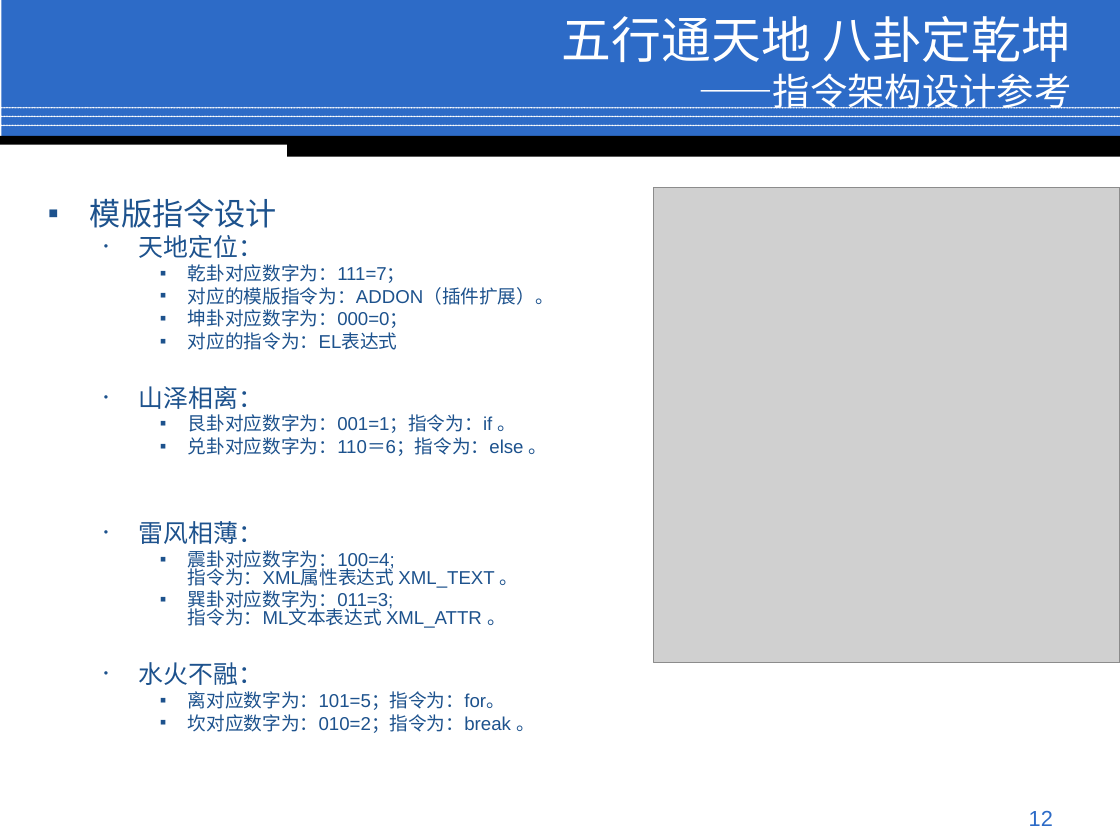
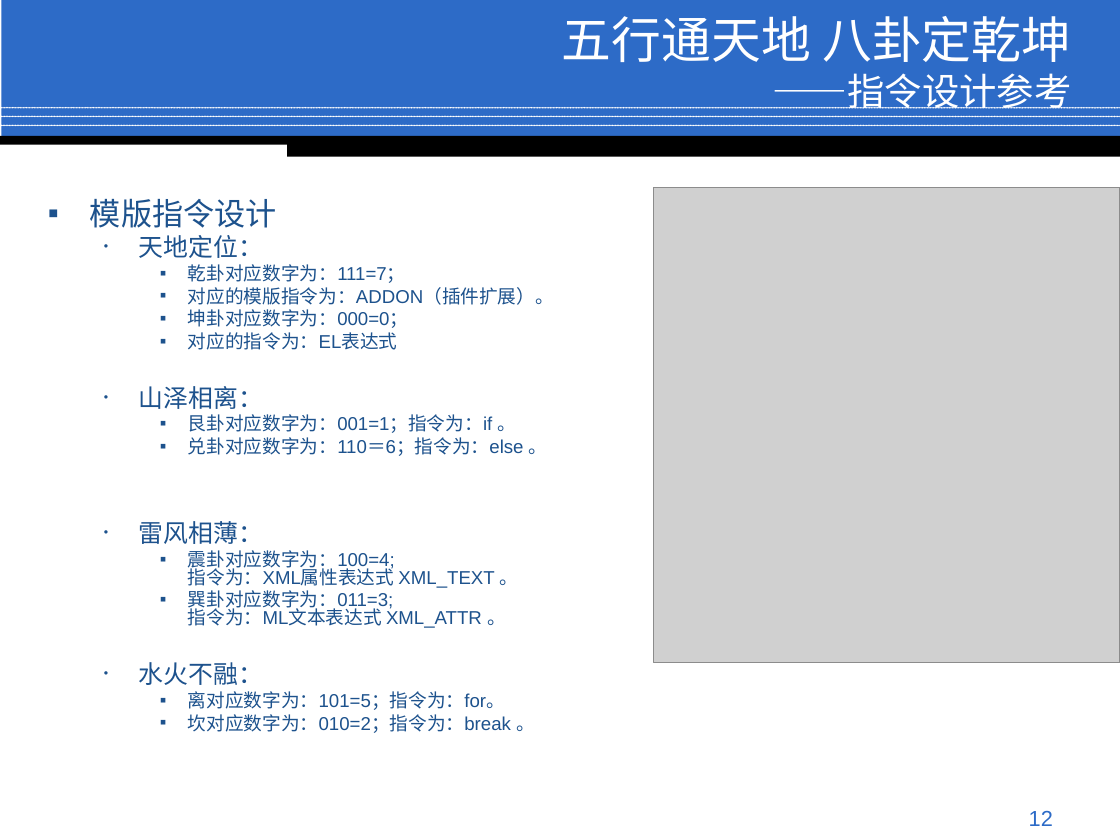
Before and after one commit to jindw/lite, a slide deck: slide 12 of trunk/Lite/web/doc/Preview.ppt. Drawn at 1120x840 pixels with LibreOffice and Linux fonts; fonts in the diff are those of the drawing; grey boxes stand for pictures; background and template pictures are left out. Boxes give left, top, right and bottom in pixels: in the first picture for what was removed or moved away, otherwise in the second. Text is boxed around its words. In the diff, an @@ line names an element or a change of style, - is before the commit and + after.

```diff
--- a/trunk/Lite/web/doc/Preview.ppt
+++ b/trunk/Lite/web/doc/Preview.ppt
@@ title at [562, 16, 1072, 109]: text changed @@
-五行通天地 八卦定乾坤
-——指令架构设计参考
+五行通天地 八卦定乾坤
+——指令设计参考
```
Also in this commit, not shown: 8 other slides changed.
